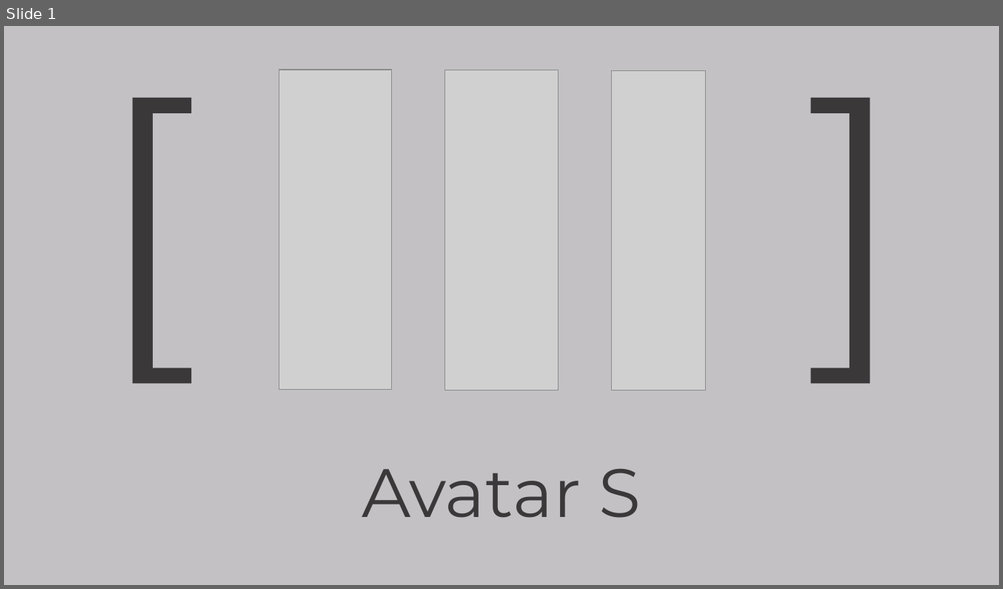
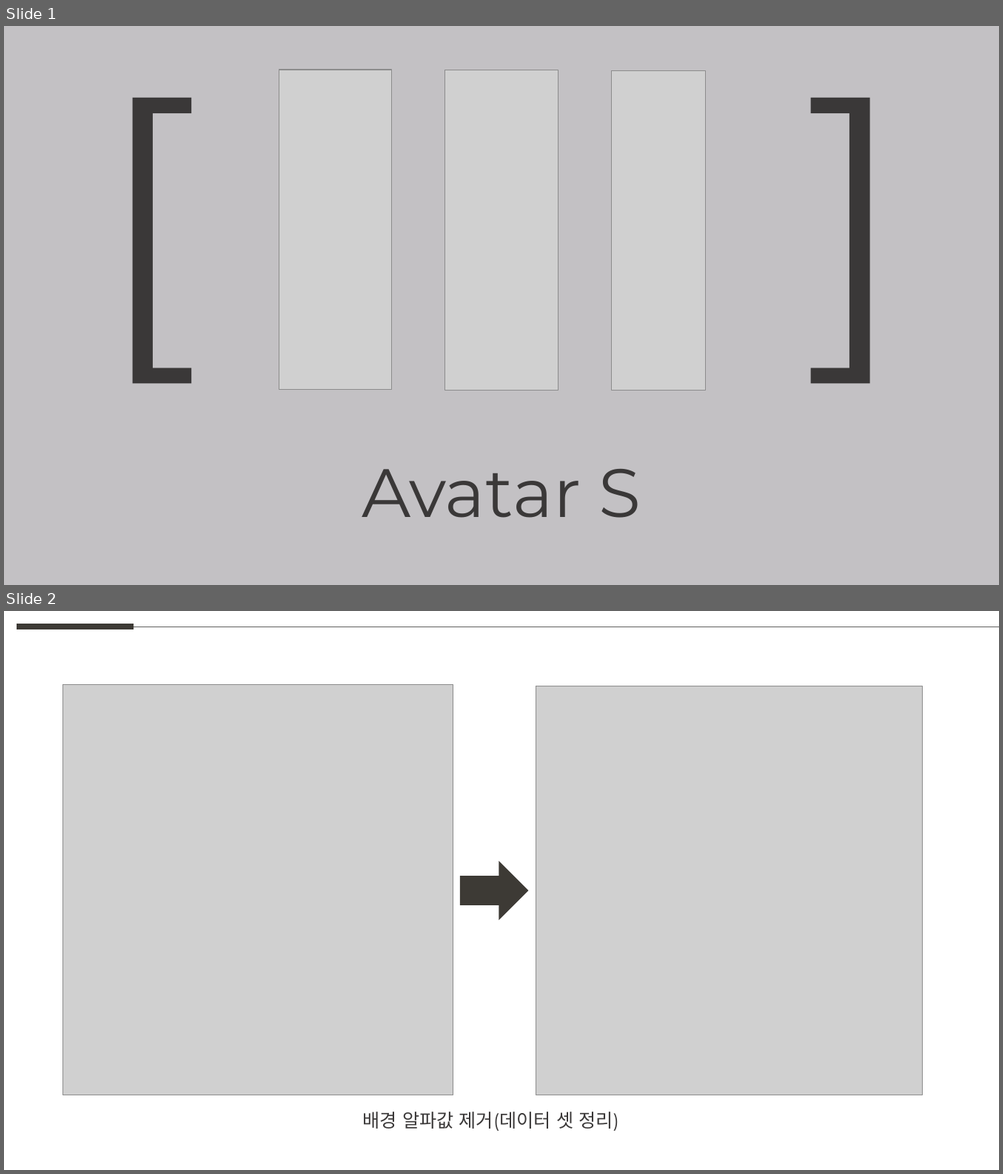
Before and after one commit to weaknessHero/Project_AvatarS, a slide deck: 발표자료/230202/LJHPPT.pptx. Shown one above the other, each under a label of ours: slide 1 before the commit, slides 1 and 2 after it. The pictures are 1003x589 and 1003x1174 pixels, drawn with LibreOffice and Linux fonts; fonts in the diff are those of the drawing; grey boxes stand for pictures. Boxes give left, top, right and bottom in pixels: in the first picture for what was removed or moved away, otherwise in the second. Text is boxed around its words. In the diff, an @@ line names an element or a change of style, - is before the commit and + after.

Commit message:
발표자료 업데이트

```diff
--- a/발표자료/230202/LJHPPT.pptx
+++ b/발표자료/230202/LJHPPT.pptx
@@ slide 2 added at box(4, 611, 999, 1170), background #FFFFFF @@
@@ line added from (17, 627) to (134, 627), #3D3A35 6 pt @@
@@ line added from (134, 627) to (999, 627), #5F5F5D 0.5 pt @@
@@ picture added at box(62, 685, 453, 1096) @@
@@ picture added at box(536, 686, 922, 1096) @@
@@ right arrow added at box(460, 861, 529, 920), fill #3D3A35 @@
@@ text added at box(363, 1112, 619, 1131), 18 pt, text #3A3838 @@
+배경 알파값 제거(데이터 셋 정리)
```
Also in this commit, not shown: 1 other slide added, 8 slides removed, 1 other file.
